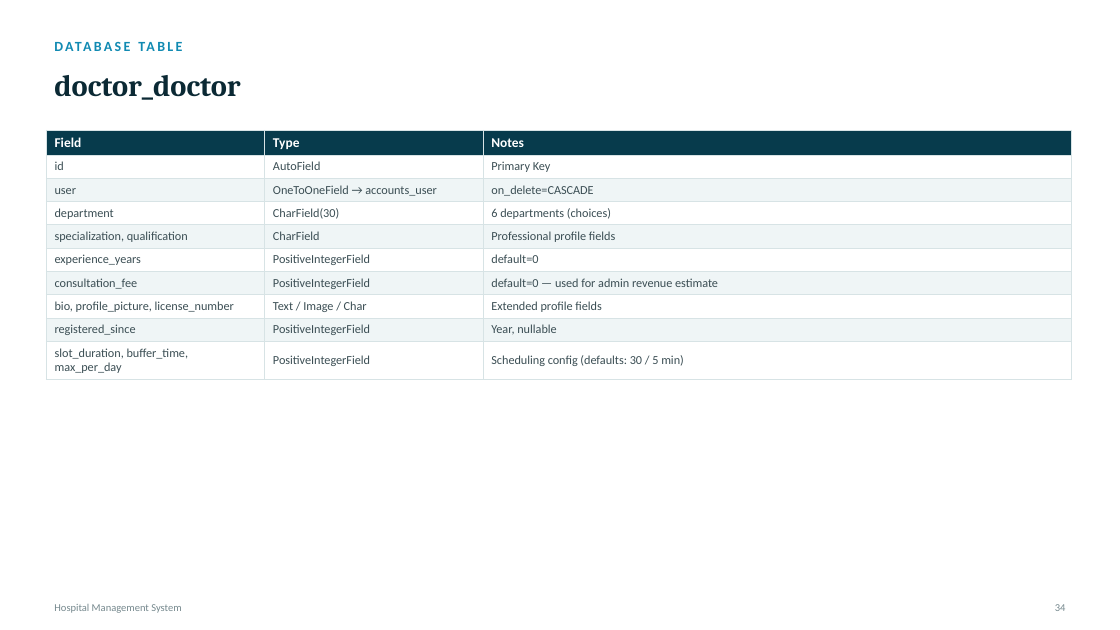
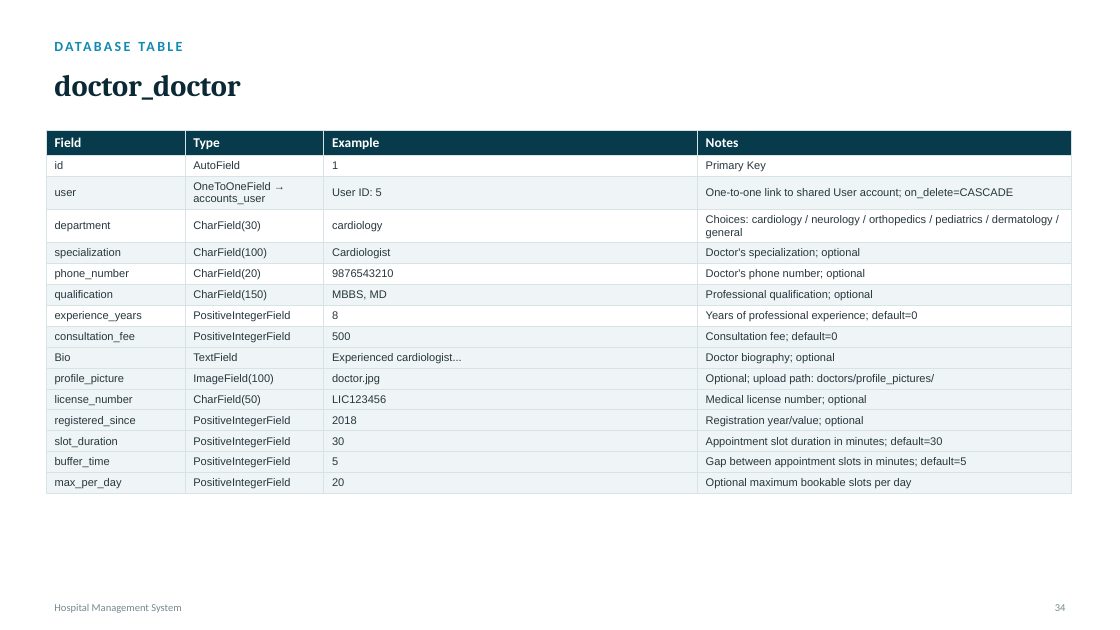
Before and after one commit to lakshitbuilds/Hospital-Management-System, a slide deck: slide 32 of HMS_Project_Presentation.pptx (slide 31 before the commit). Drawn at 1120x630 pixels with LibreOffice and Linux fonts; fonts in the diff are those of the drawing. Boxes give left, top, right and bottom in pixels: in the first picture for what was removed or moved away, otherwise in the second. Text is boxed around its words. In the diff, an @@ line names an element or a change of style, - is before the commit and + after.

```diff
--- a/HMS_Project_Presentation.pptx
+++ b/HMS_Project_Presentation.pptx
@@ table at (x1=46, y1=130, x2=1071, y2=507) @@
-Field | Type | Notes
-id | AutoField | Primary Key
-user | OneToOneField → accounts_user | on_delete=CASCADE
-department | CharField(30) | 6 departments (choices)
-specialization, qualification | CharField | Professional profile fields
-experience_years | PositiveIntegerField | default=0
-consultation_fee | PositiveIntegerField | default=0 — used for admin revenue estimate
-bio, profile_picture, license_number | Text / Image / Char | Extended profile fields
-registered_since | PositiveIntegerField | Year, nullable
-slot_duration, buffer_time, max_per_day | PositiveIntegerField | Scheduling config (defaults: 30 / 5 min)
+Field | Type | Example | Notes
+id | AutoField | 1 | Primary Key
+user | OneToOneField → accounts_user | User ID: 5 | One-to-one link to shared User account; on_delete=CASCADE
+department | CharField(30) | cardiology | Choices: cardiology / neurology / orthopedics / pediatrics / dermatology / general
+specialization | CharField(100) | Cardiologist | Doctor's specialization; optional
+phone_number | CharField(20) | 9876543210 | Doctor's phone number; optional
+qualification | CharField(150) | MBBS, MD | Professional qualification; optional
+experience_years | PositiveIntegerField | 8 | Years of professional experience; default=0
+consultation_fee | PositiveIntegerField | 500 | Consultation fee; default=0
+Bio | TextField | Experienced cardiologist... | Doctor biography; optional
+profile_picture | ImageField(100) | doctor.jpg | Optional; upload path: doctors/profile_pictures/
+license_number | CharField(50) | LIC123456 | Medical license number; optional
+registered_since | PositiveIntegerField | 2018 | Registration year/value; optional
+slot_duration | PositiveIntegerField | 30 | Appointment slot duration in minutes; default=30
+buffer_time | PositiveIntegerField | 5 | Gap between appointment slots in minutes; default=5
+max_per_day | PositiveIntegerField | 20 | Optional maximum bookable slots per day
```
Also in this commit, not shown: 9 other slides changed, 4 slides added, 2 slides removed, 8 other files.
